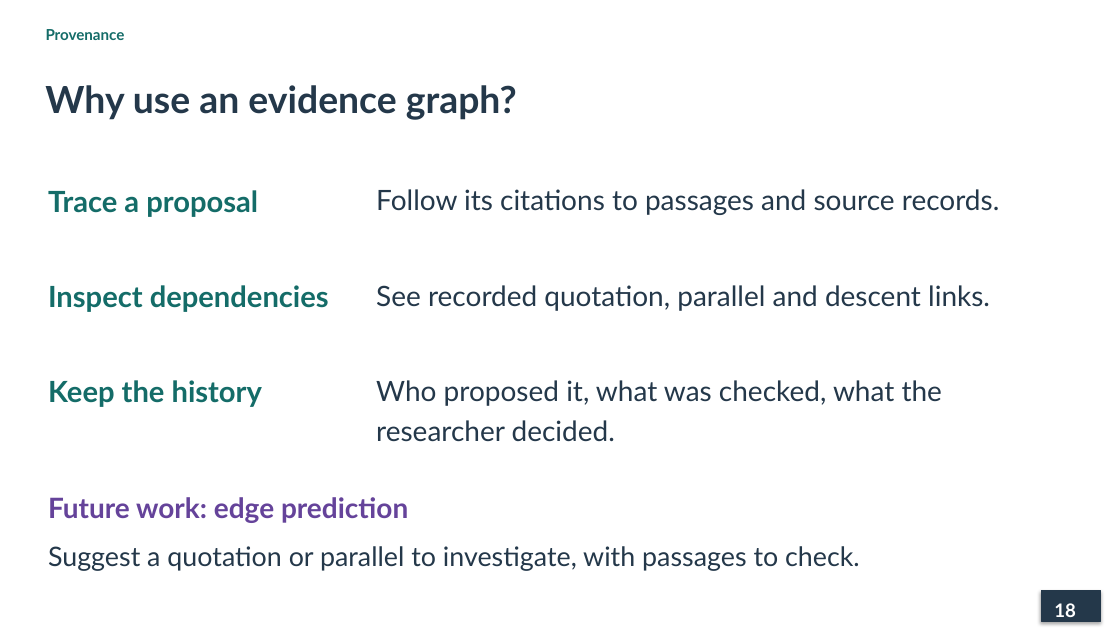
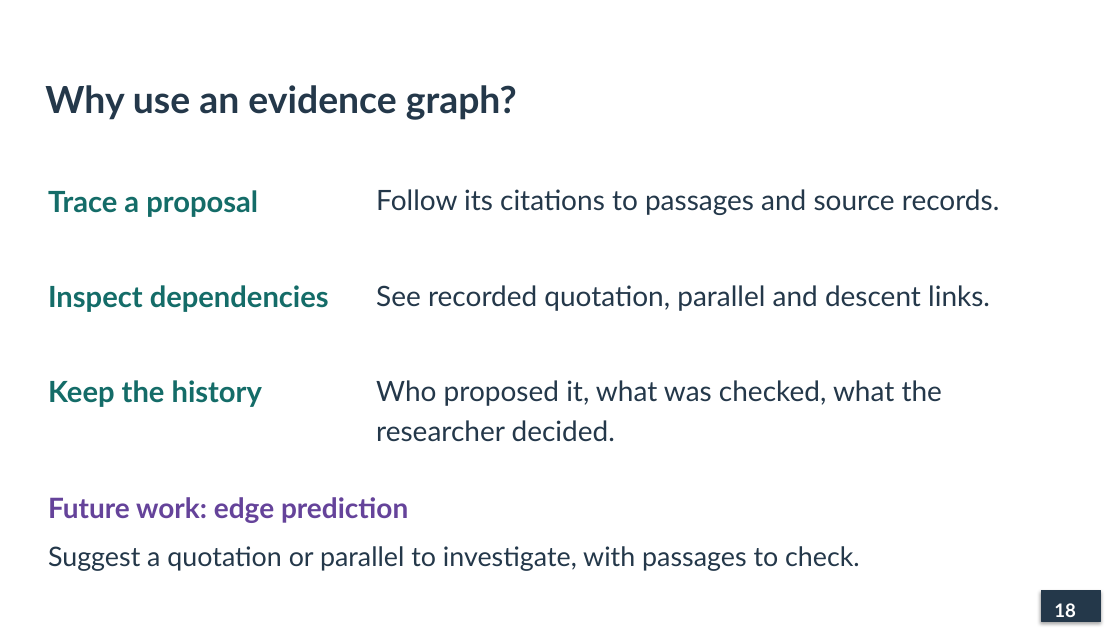
Before and after one commit to lopentu/cohort, a slide deck: slide 18 of docs/presentation/cohort-pnc-2026.pptx. Drawn at 1120x630 pixels with LibreOffice and Linux fonts; fonts in the diff are those of the drawing. Boxes give left, top, right and bottom in pixels: in the first picture for what was removed or moved away, otherwise in the second. Text is boxed around its words. In the diff, an @@ line names an element or a change of style, - is before the commit and + after.

```diff
--- a/docs/presentation/cohort-pnc-2026.pptx
+++ b/docs/presentation/cohort-pnc-2026.pptx
@@ text removed at [46,29,125,40] @@
-Provenance
```
Also in this commit, not shown: 18 other slides changed, 2 other files.
